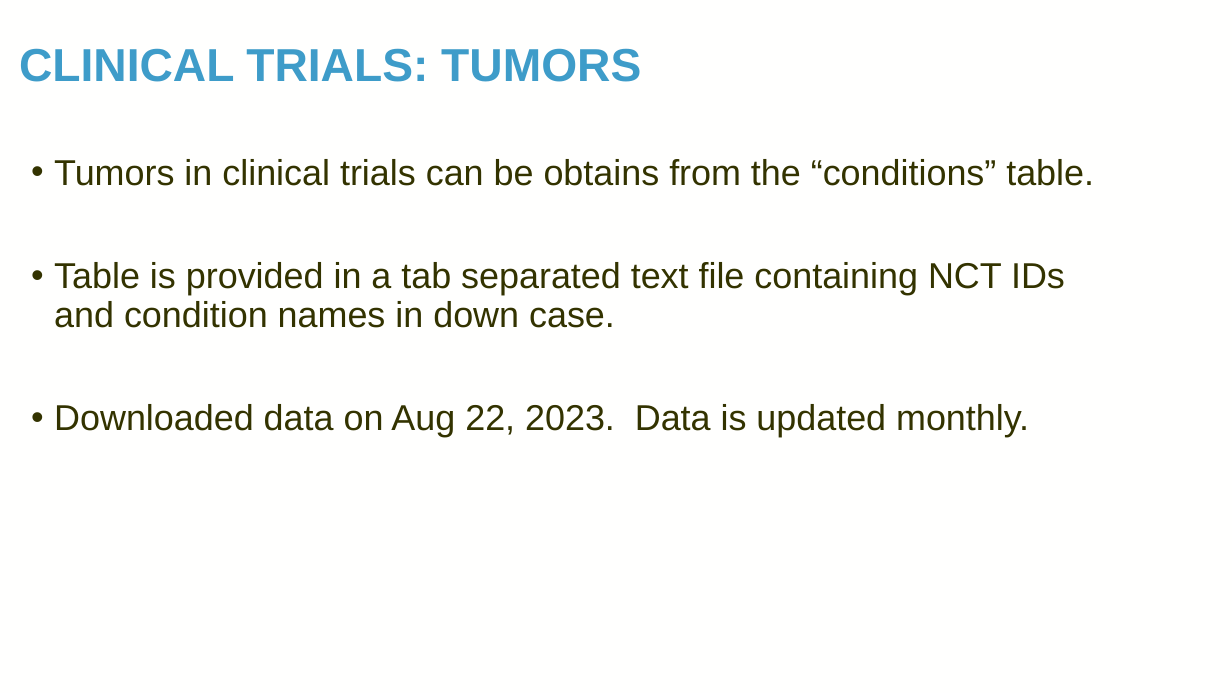
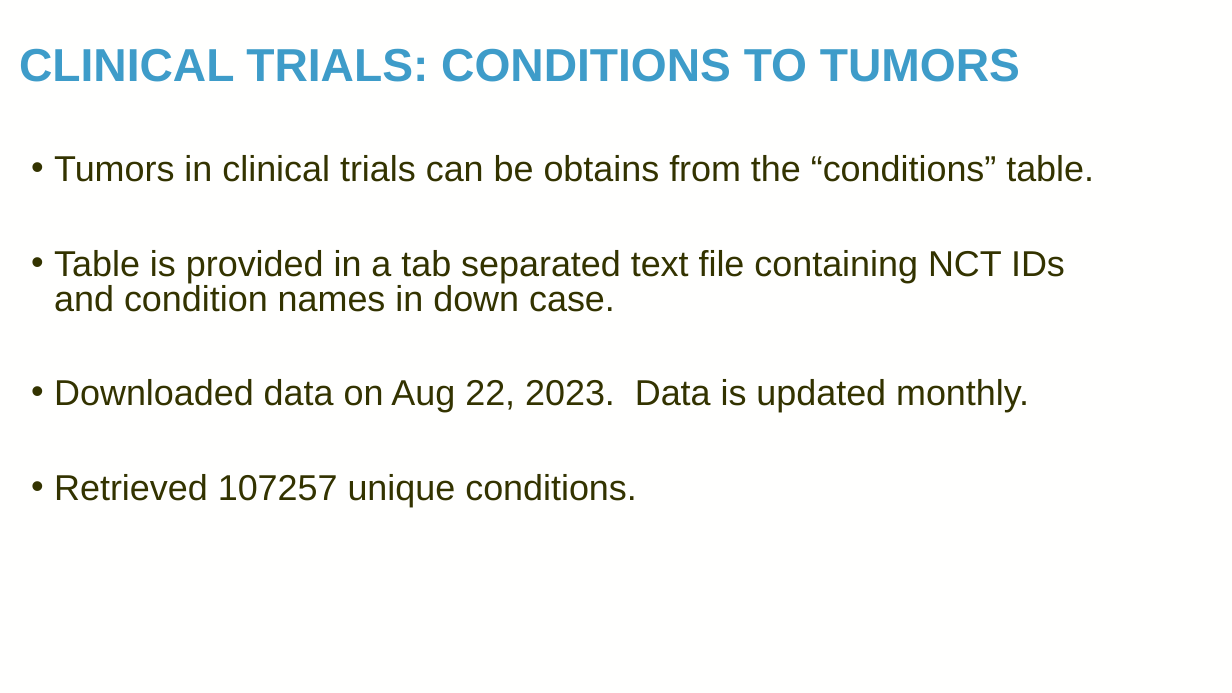
Before and after one commit to TaylorResearchLab/CANTOS, a slide deck: slide 8 of presentations/BIG_2024.pptx (slide 9 before the commit). Drawn at 1232x693 pixels with LibreOffice and Linux fonts; fonts in the diff are those of the drawing; background and template pictures are left out. Boxes give left, top, right and bottom in pixels: in the first picture for what was removed or moved away, otherwise in the second. Text is boxed around its words. In the diff, an @@ line names an element or a change of style, - is before the commit and + after.

Commit message:
adding tumor extraction pipeline to ppt

```diff
--- a/presentations/BIG_2024.pptx
+++ b/presentations/BIG_2024.pptx
@@ title at [19, 48, 1020, 82]: text changed @@
-CLINICAL TRIALS: TUMORS
+CLINICAL TRIALS: CONDITIONS TO TUMORS
@@ text at [54, 155, 1094, 412]: line spacing 0.9 to 0.8 @@
@@ text at [54, 474, 637, 507]: paragraph added @@
+• Retrieved 107257 unique conditions.
```
Also in this commit, not shown: 1 other slide changed, 1 slide added, 2 other files.
